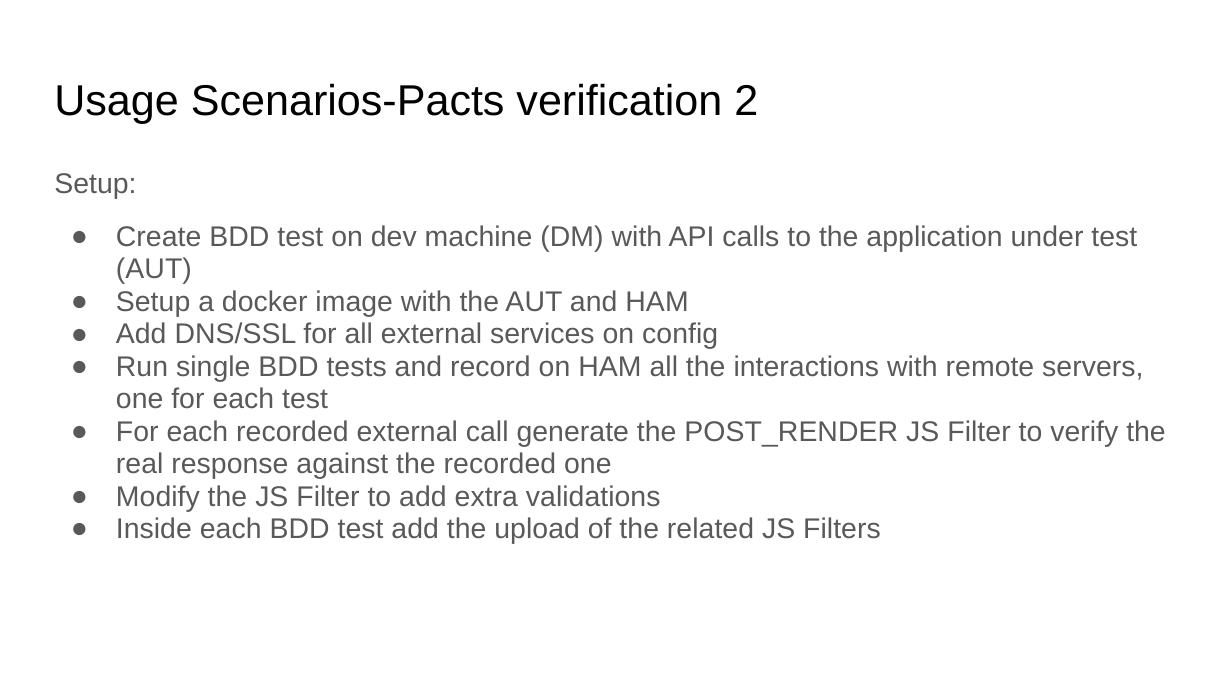
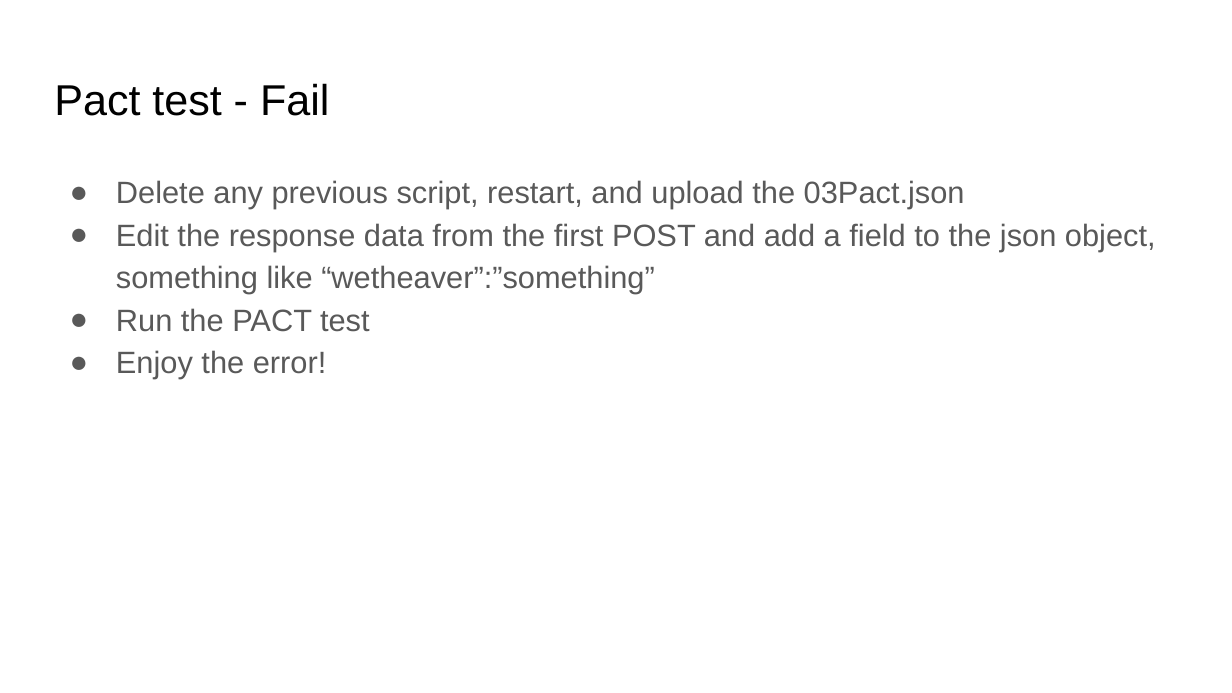
Before and after one commit to kendarorg/HttpAnsweringMachine, a slide deck: slide 17 of docs/HAM.pptx (slide 12 before the commit). Drawn at 1232x693 pixels with LibreOffice and Linux fonts; fonts in the diff are those of the drawing. Boxes give left, top, right and bottom in pixels: in the first picture for what was removed or moved away, otherwise in the second. Text is boxed around its words. In the diff, an @@ line names an element or a change of style, - is before the commit and + after.

Commit message:
Update presentation

```diff
--- a/docs/HAM.pptx
+++ b/docs/HAM.pptx
@@ title at (x1=54, y1=83, x2=329, y2=116): text changed @@
-Usage Scenarios-Pacts verification 2
+Pact test - Fail
@@ text at (x1=116, y1=180, x2=1156, y2=379): text changed; size 16.6 to 18 pt @@
-Setup:
-● Create BDD test on dev machine (DM) with API calls to the application under test (AUT)
-● Setup a docker image with the AUT and HAM
-● Add DNS/SSL for all external services on config
-● Run single BDD tests and record on HAM all the interactions with remote servers, one for each test
-● For each recorded external call generate the POST_RENDER JS Filter to verify the real response against the recorded one
-● Modify the JS Filter to add extra validations
-● Inside each BDD test add the upload of the related JS Filters
+● Delete any previous script, restart, and upload the 03Pact.json
+● Edit the response data from the first POST and add a field to the json object, something like “wetheaver”:”something”
+● Run the PACT test
+● Enjoy the error!
```
Also in this commit, not shown: 2 other slides changed, 13 slides added, 11 slides removed, 9 other files.
